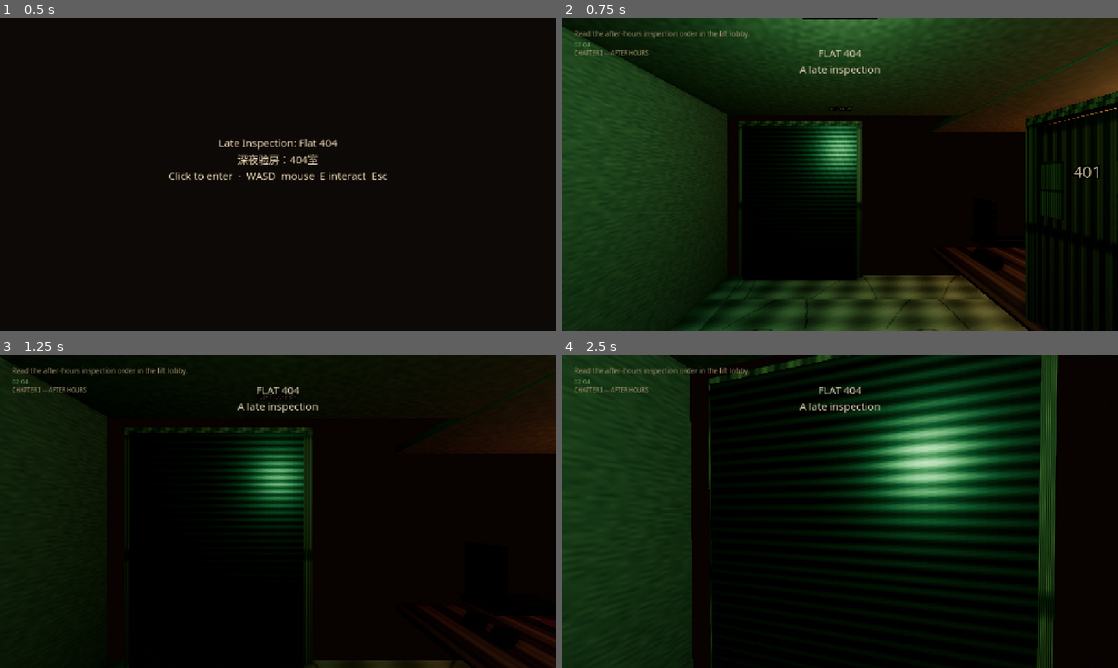
Above: before the commit, frames 1-4 (two rows, left to right).
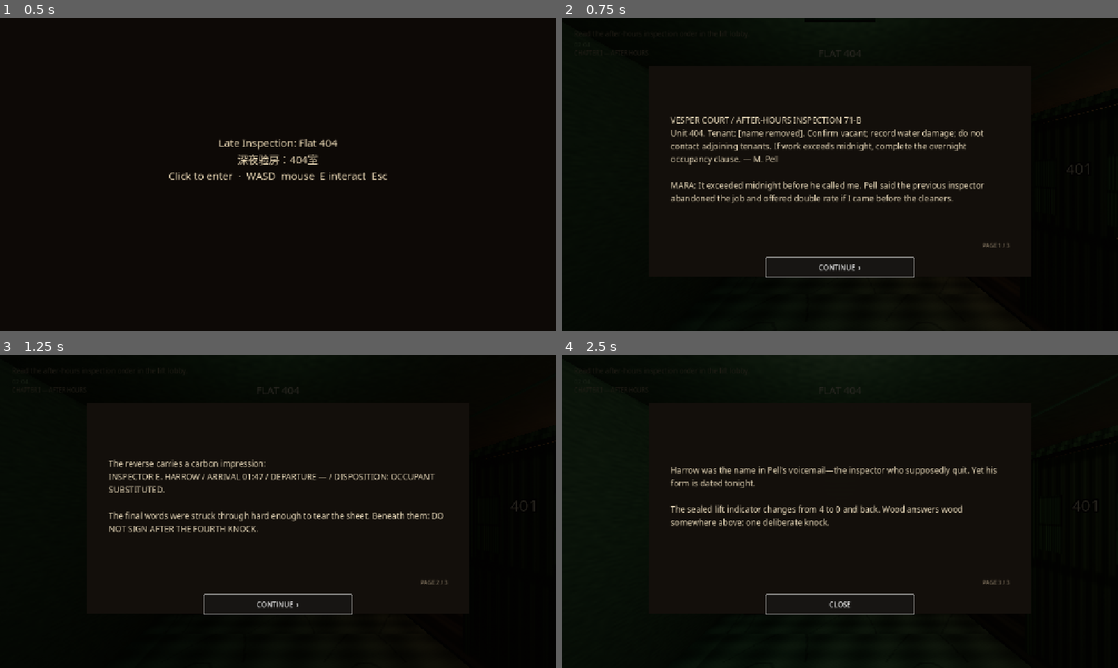
Above: after the commit, the same moments.

Repository: bfstone25-stack/play
Game: Godot game, scene res://scenes/main.tscn
The game is run twice, just before and just after one commit, with the same random seed, the same clock (stepped at 60 frames per second) and the same inputs.
Inputs (mouse positions are in pixels of both pictures, inside the frame that each line leads up to):
- Up to frame 1 (0.5 s): no input
- Up to frame 2 (0.75 s): tap Enter at 0.5 s; move the mouse to (867, 174) at 0.52 s; hold W from 0.53 s (still down); hold F (flashlight) from 0.53 s (still down); click (867, 174) at 0.67 s
- Up to frame 3 (1.25 s): keep holding W; keep holding F (flashlight); tap Space at 0.77 s
- Up to frame 4 (2.5 s): release W at 1.25 s; release F (flashlight) at 1.25 s; click (840, 605) at 1.25 s, where only the run after the commit has a clickable "CONTINUE ›"; move the mouse to (812, 511) at 2.02 s; hold W from 2.03 s (still down); tap E (interact) at 2.1 s

Frame 1 is identical in both runs. In frame 2, 50% of the frame differs, in the area x 0-100%, y 0-100%; in frame 3, 8.1%; in frame 4, 38%.
Error before the commit: Parse Error: Cannot infer the type of "evidence_route" variable because the value doesn't have a set type. (res://scripts/story_content.gd:207)

Commit message:
Fix typed route conditions in story content
Co-authored-by: bfstone25-stack <bfstone25-stack@users.noreply.github.com>

Diff:
--- a/late-inspection/scripts/story_content.gd
+++ b/late-inspection/scripts/story_content.gd
@@ -204,7 +204,7 @@
 
 DANE, now through the wall: Inspector! Pell is in the corridor. He does not have a face in the peephole.""")]
 		9:
-			var evidence_route := flags["photo_kept"] or flags["pipe_answered"]
+			var evidence_route: bool = bool(flags["photo_kept"]) or bool(flags["pipe_answered"])
 			var text := """PELL: Your report contains a former tenant's name. Delete it before synchronization.
 ---
 MARA: Iris collected medicine after surrender. You ordered this wall before the leak. Harrow signed tomorrow's invoice.
@@ -234,7 +234,7 @@
 
 Signing preserves the room but names you sole occupant. Refusing rejects Pell's order but lets the corridor challenge whether 404 exists.""", "Sign as temporary custodian", "Tear and refuse the clause")]
 		11:
-			var signed := flags["clause_signed"]
+			var signed: bool = bool(flags["clause_signed"])
 			var final_text := """The key tag now says TENANT — MARA VENN. Your report calls Iris's shoes yours and her cassette an appliance fault.
 ---
 DANE: A signature is not a door. Open it. Say her name before the building finishes yours.
